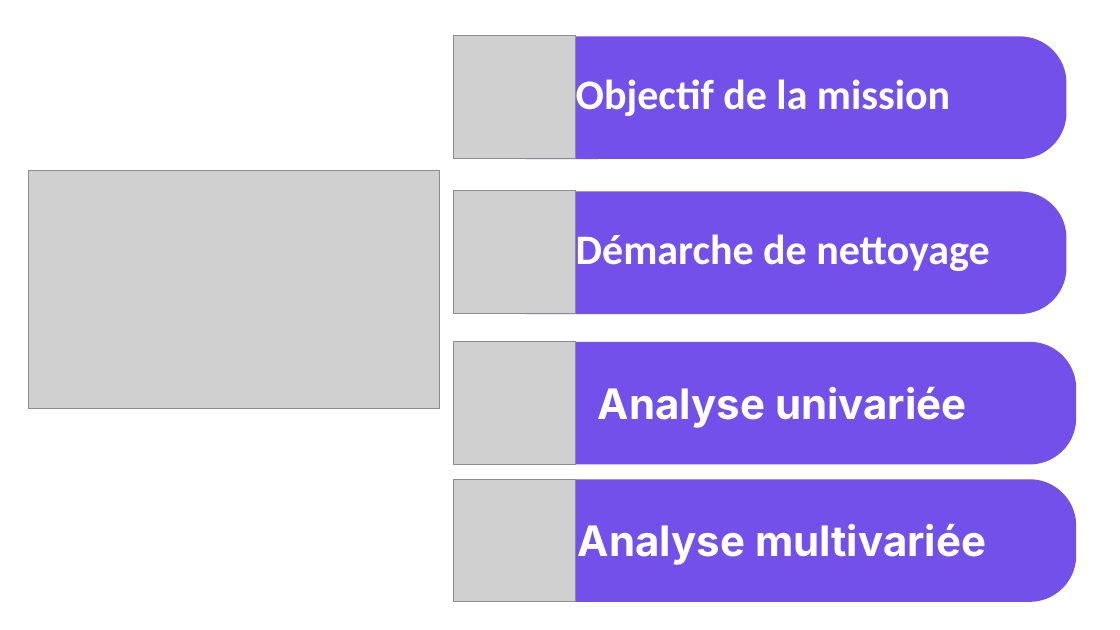
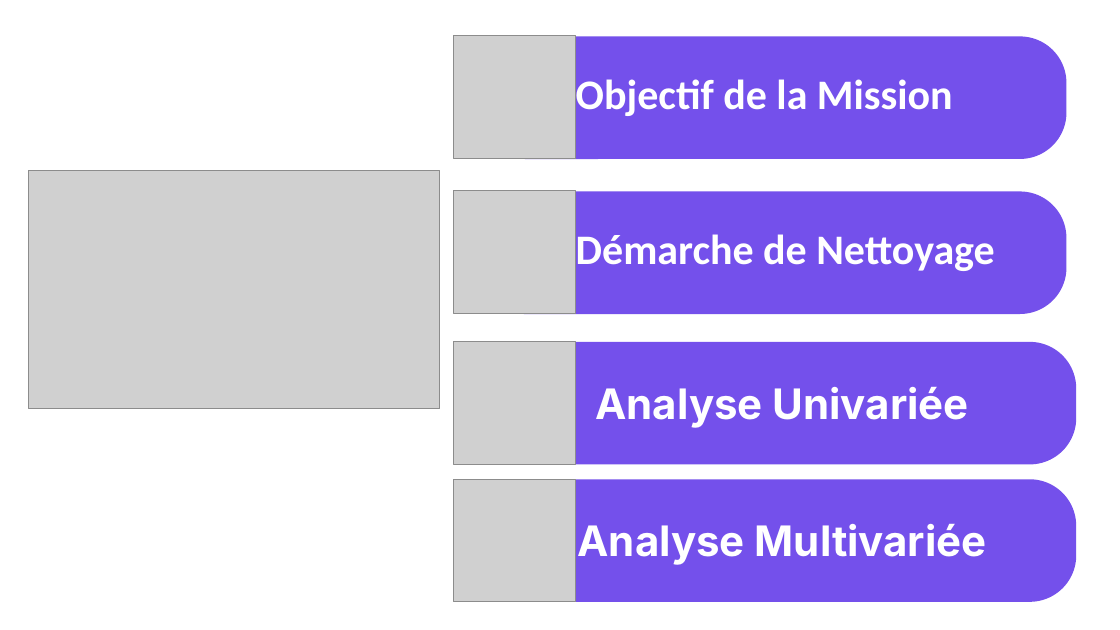
Before and after one commit to amaye15/OpenClassroom--Machine-Learning-Engineer, a slide deck: slide 2 of P2/P2.pptx. Drawn at 1120x630 pixels with LibreOffice and Linux fonts; fonts in the diff are those of the drawing; grey boxes stand for pictures. Boxes give left, top, right and bottom in pixels: in the first picture for what was removed or moved away, otherwise in the second. Text is boxed around its words. In the diff, an @@ line names an element or a change of style, - is before the commit and + after.

```diff
--- a/P2/P2.pptx
+++ b/P2/P2.pptx
@@ text at [576, 79, 953, 116]: text changed @@
-Objectif de la mission
+Objectif de la Mission
@@ text at [576, 234, 994, 271]: text changed @@
-Démarche de nettoyage
+Démarche de Nettoyage
@@ text at [595, 387, 969, 428]: text changed @@
-Analyse univariée
+Analyse Univariée
@@ text at [578, 524, 987, 565]: text changed @@
-Analyse multivariée
+Analyse Multivariée
```
Also in this commit, not shown: 19 other slides changed, 1 slide added, 1 slide removed, 2 other files.
